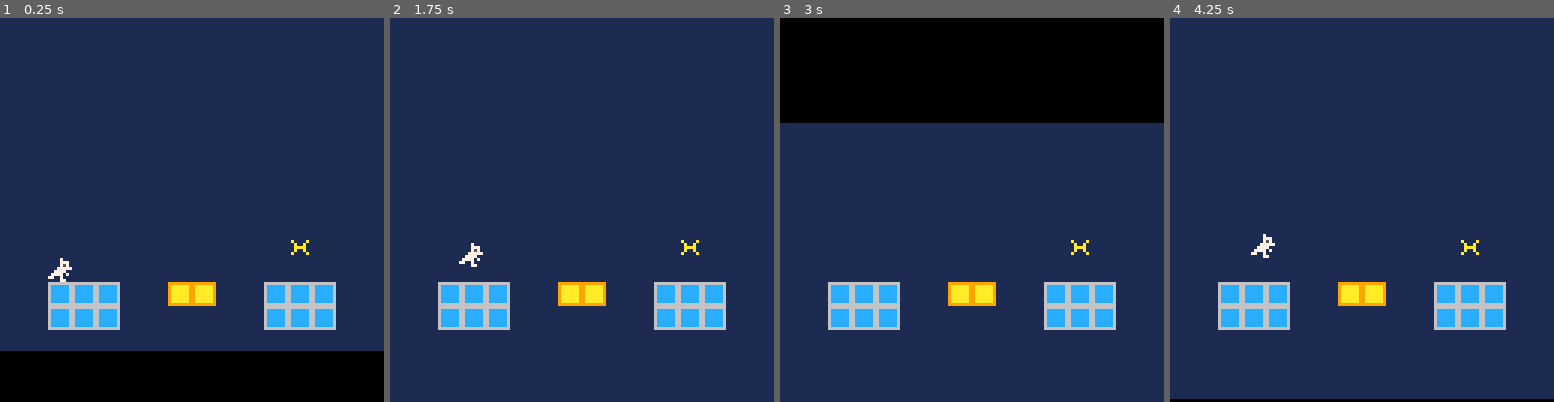
Above: before the commit, frames 1-4 (left to right).
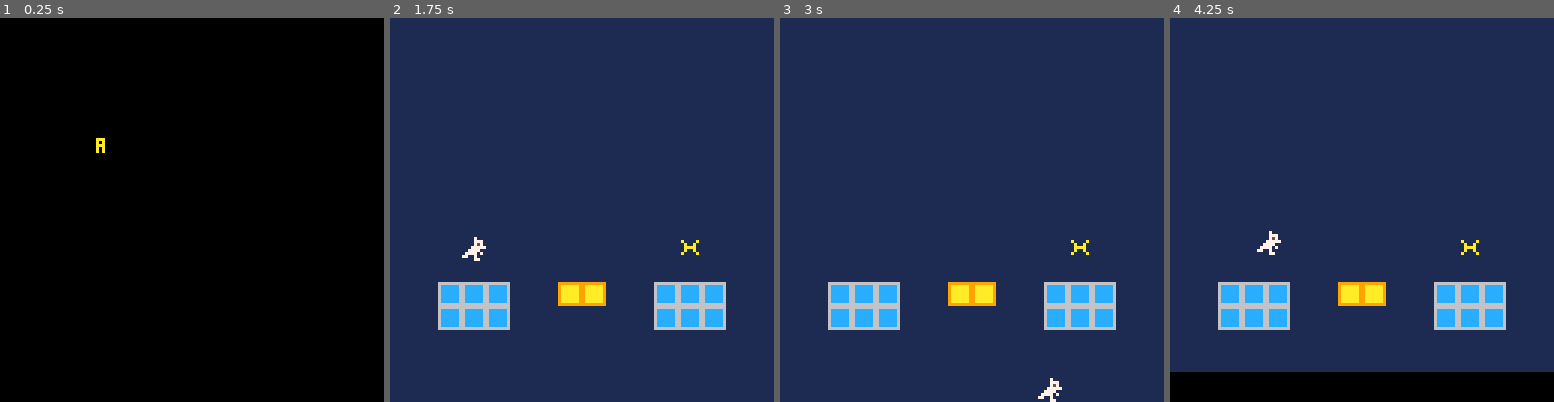
Above: after the commit, the same moments.

Repository: Pirh/alakajam2
Game: PICO-8 cartridge alakajam2.p8
Same seed, same stepped clock (60 frames per second), same inputs: the game is played once before the commit and once after it.
Inputs:
- Up to frame 1 (0.25 s): no input
- Up to frame 2 (1.75 s): tap X (X key) at 0.33, 1.07 s; tap O (Z key) at 0.7, 1.7 s; hold Right from 1.6 s (still down)
- Up to frame 3 (3 s): tap X (X key) at 1.85, 2.97 s; release Right at 2.1 s; tap O (Z key) at 2.1, 2.5, 2.9 s; hold Right from 2.47 s (still down)
- Up to frame 4 (4.25 s): release Right at 3.03 s; hold Left 3.08-3.58 s; tap O (Z key) at 3.3, 3.7, 4.1 s; hold Right from 4.02 s (still down); tap X (X key) at 4.08 s

The runs differ from the first frame. In frame 1, 87% of the frame differs, in the area x 0-100%, y 0-87%; in frame 2, 0.2%; in frame 3, 28%; in frame 4, 7.2%.

Commit message:
Add title and end screen

Diff:
--- a/alakajam2.p8
+++ b/alakajam2.p8
@@ -28,7 +28,7 @@
 
 function _init()
   initstates()
-  changestate(states.game)
+  changestate(states.finale)
 end
 
 function _update60()
@@ -47,7 +47,7 @@
 -- utilities and constants
 dt = 1.0 / 60.0
 
-maxspeed = 50
+maxspeed = 60
 jumpheight = 20
 jumpdistance = 32
 airtime = jumpdistance / maxspeed
@@ -154,18 +154,36 @@
 -- title state
 
 function titleinit()
-
+  titlecols = {7, 7, 7, 7, 7}
+  titlecolindex = 0
+  titletimer = 0.0
 end
 
 function titleupdate()
-  if btnp(4) then
+  if btnp(4) or btnp(5) then
     changestate(states.game)
+  end
+  titletimer -= dt
+  if titletimer < 0 then
+    titletimer = 0.25
+    local randomcolor = flr(rnd() * 15) + 1
+    titlecols[(titlecolindex % 5) + 1] = randomcolor
+    titlecolindex += 1
   end
 end
 
 function titledraw()
   cls(0)
-  print("fragments")
+  for i=1,15 do
+    pal(i, 7)
+  end
+  for tcol in all(titlecols) do
+    pal(tcol, 10)
+  end
+  sspr(0, 32, 40, 8, 24, 40, 80, 16)
+  pal()
+  print("press 🅾️ to start",
+    31, 80, 10)
 end
 -->8
 -- game state
@@ -344,17 +362,38 @@
 -- finale state
 
 function finaleinit()
+  finalemessage = "thank you for playing!"
+  finaletime = 0
+  finaleanimdone = false
 end
 
 function finaleupdate()
-  if btnp(4) then
+  if btnp(5) then
     changestate(states.title)
   end
+  finaletime += dt
+
+  local index = flr(finaletime * 8) + 1
+  endmessage = ""
+  for i=1,(index-1) do
+    endmessage = endmessage .. " "
+  end
+  endmessage = endmessage .. sub(finalemessage, index, index)
+
+  if index > #finalemessage then
+    finaleanimdone = true
+  end
 end
 
 function finaledraw()
-  cls(2)
-  print("finale")
+  cls()
+  print(endmessage,
+    24, 40, 10)
+
+  if finaleanimdone then
+    print(finalemessage,
+      24, 56, 10)
+  end
 end
 __gfx__
 00000000000070006666666699999999000000000000000000000000000000000000000000000000000000000000000000000000000000000000000000000000
@@ -381,6 +420,20 @@
 80808088000000000000000000000000000000000000000000000000000000000000000000000000000000000000000000000000000000000000000000000000
 80080808000000000000000000000000000000000000000000000000000000000000000000000000000000000000000000000000000000000000000000000000
 88888888000000000000000000000000000000000000000000000000000000000000000000000000000000000000000000000000000000000000000000000000
+00000000000000000000000000000000000000000000000000000000000000000000000000000000000000000000000000000000000000000000000000000000
+00000000000000000000000000000000000000000000000000000000000000000000000000000000000000000000000000000000000000000000000000000000
+00000000000000000000000000000000000000000000000000000000000000000000000000000000000000000000000000000000000000000000000000000000
+00000000000000000000000000000000000000000000000000000000000000000000000000000000000000000000000000000000000000000000000000000000
+00000000000000000000000000000000000000000000000000000000000000000000000000000000000000000000000000000000000000000000000000000000
+00000000000000000000000000000000000000000000000000000000000000000000000000000000000000000000000000000000000000000000000000000000
+00000000000000000000000000000000000000000000000000000000000000000000000000000000000000000000000000000000000000000000000000000000
+00000000000000000000000000000000000000000000000000000000000000000000000000000000000000000000000000000000000000000000000000000000
+00000000000000000000000000000000000000000000000000000000000000000000000000000000000000000000000000000000000000000000000000000000
+006c03300040004d08000406a60300f058f00a300000000000000000000000000000000000000000000000000000000000000000000000000000000000000000
+0b000a04010c08000ed07901000e80400d0020000000000000000000000000000000000000000000000000000000000000000000000000000000000000000000
+01250ed00af70256090b020750070ba006007cd00000000000000000000000000000000000000000000000000000000000000000000000000000000000000000
+0700020905060e0b0c000f0300010020010000400000000000000000000000000000000000000000000000000000000000000000000000000000000000000000
+0800010f090300700500080abd0c00900900eb000000000000000000000000000000000000000000000000000000000000000000000000000000000000000000
 __gff__
 0000818100000000000000000000000081000000000000000000000000000000010000000000000000000000000000000000000000000000000000000000000000000000000000000000000000000000000000000000000000000000000000000000000000000000000000000000000000000000000000000000000000000000
 0000000000000000000000000000000000000000000000000000000000000000000000000000000000000000000000000000000000000000000000000000000000000000000000000000000000000000000000000000000000000000000000000000000000000000000000000000000000000000000000000000000000000000
@@ -394,8 +447,8 @@
 0000000000000000000000000000000000000000000000000000000000000000000000000000000000000000000000000000000000000000000000000000000000000000000000000000000000000000000000000001000003000000000000000000000000000000020000010000000000000000000100002000000000000000
 0000000000000000000000000000000000000000000000000000000000000000000000000000000000000000000000000000000000000000000000000000000000000000000000000000000000000000000000000202020002000202020000000000000002020200020002020200000000000000101000001000001010000000
 0000000000000000000000000000000000000000000000000000000000000000000000000000000000000000000000000000000000020000000000000000000000000000000000000000000000000000000000000000000000000000000000000000000200000000000000000003000000000000000000000000000000200000
-0000000000000000000000001100000000000000000000000000000011000000000000000000000000000000000000000000000000000200000000000000000000000000000000000000000000000000000000000000000000000000000000000000000000000000000000000000000000000000000000000000000000000000
-0000010000000000000000000000000000000100000000000000000000000000000000000000000202020202000011000011000000000002000000000000000000000000000000000000000000001100000000000000000000000000000000000002000000000000000000000000000200000000000000000000000000000010
+0000000000000000000000001100000000000011000000000000000000000000000000000000000000000000000000000000000000000200000000000000000000000000000000000000000000000000000000000000000000000000000000000000000000000000000000000000000000000000000000000000000000000000
+0000010000000000000000000000000000000000000000000000000001000000000000000000000202020202000011000011000000000002000000000000000000000000000000000000000000001100000000000000000000000000000000000002000000000000000000000000000200000000000000000000000000000010
 0000020202000003030000020202000000001010100000202000001010100000000100000000000000000000020000000000000000000000020000000000010000010000000000000000000000000000000000000000000000000000000000000000020000000000000000000000020000000000000000000000000000001000
 0000020202000000000000020202000000001010100000000000001010100000000202000003030000000000000202000002020000000000000303000002020000020200002020000020200000020200000000000000000000000000000000000000000202030300000003030202000000000000002020000000202000100000
 0000000000000000000000000000000000000000000000000000000000000000000202000000000000000000000202000002020000000000000000000002020000020200000000000000000000020200000000000000000000000000000000000000000000000000000000000000000000000000000000000000000000000000
